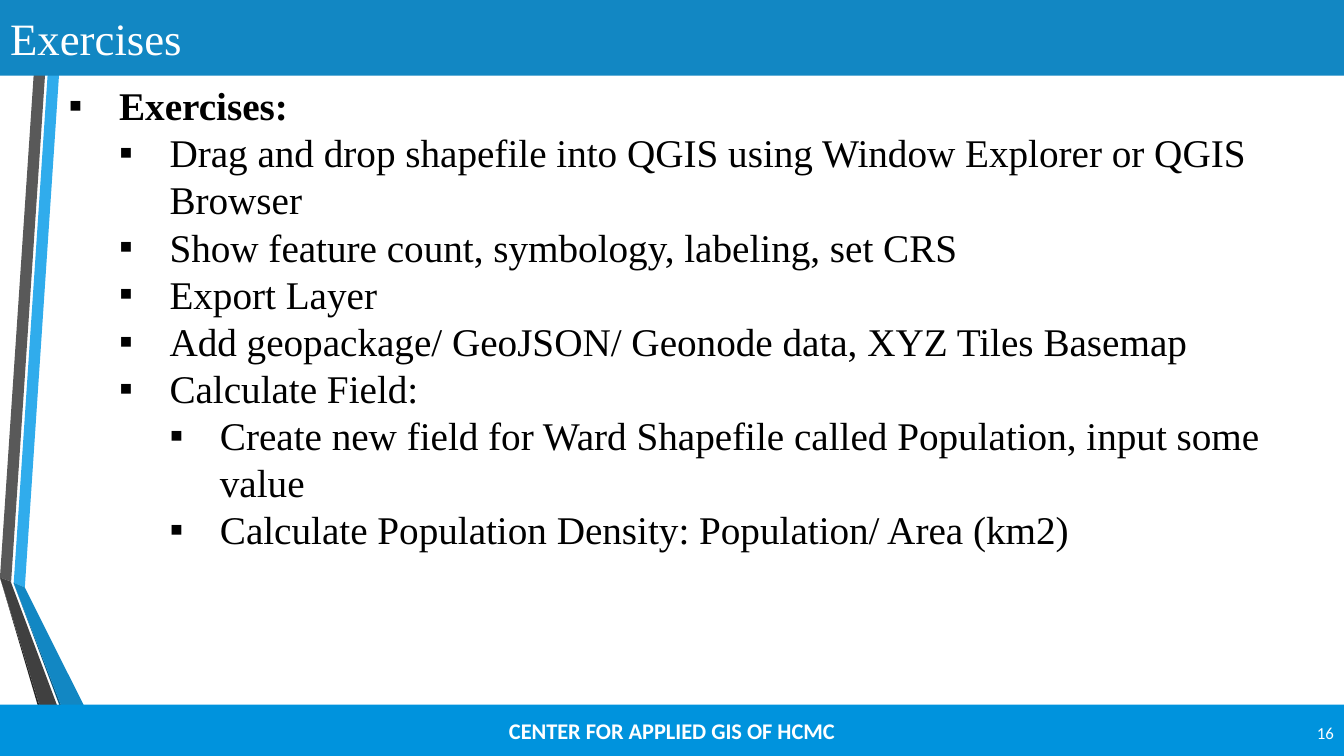
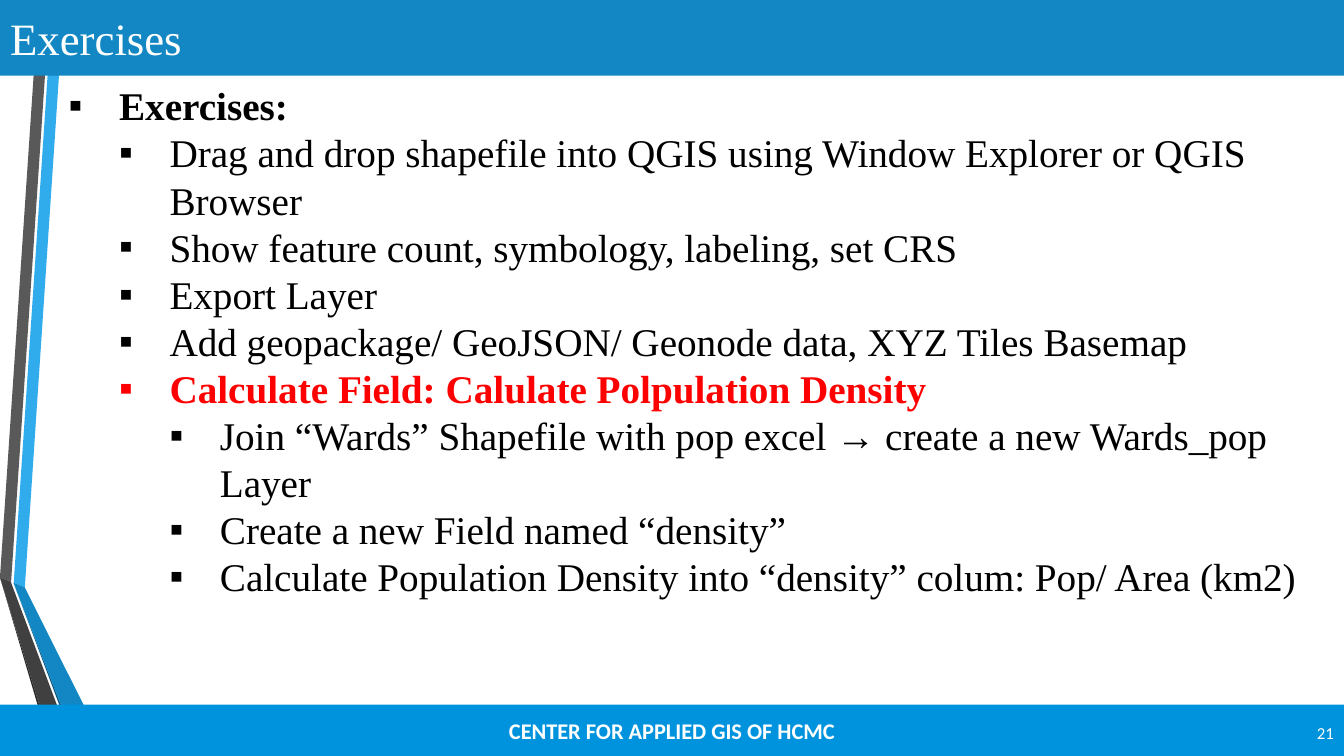
Before and after one commit to lebuu2512/QGIS-Training, a slide deck: slide 21 of Unit 2.pptx (slide 16 before the commit). Drawn at 1344x756 pixels with LibreOffice and Linux fonts; fonts in the diff are those of the drawing; background and template pictures are left out. Boxes give left, top, right and bottom in pixels: in the first picture for what was removed or moved away, otherwise in the second. Text is boxed around its words. In the diff, an @@ line names an element or a change of style, - is before the commit and + after.

```diff
--- a/Unit 2.pptx
+++ b/Unit 2.pptx
@@ text at (170, 375, 1296, 599): text changed @@
-  ▪ Calculate Field:
-    ▪ Create new field for Ward Shapefile called Population, input some value
-    ▪ Calculate Population Density: Population/ Area (km2)
+  ▪ Calculate Field: Calulate Polpulation Density
+    ▪ Join “Wards” Shapefile with pop excel → create a new Wards_pop Layer
+    ▪ Create a new Field named “density”
+    ▪ Calculate Population Density into “density” colum: Pop/ Area (km2)
@@ page number at (1317, 728, 1334, 739): text changed @@
-16
+21
```
Also in this commit, not shown: 6 slides added, 1 other file.
